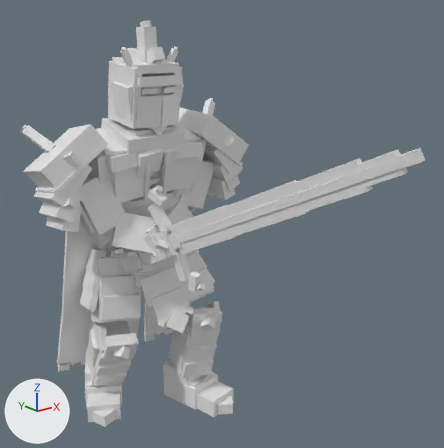
The Blender file dev/sentinel_knight/sentinel_knight_anim.blend: old version first, new version second.
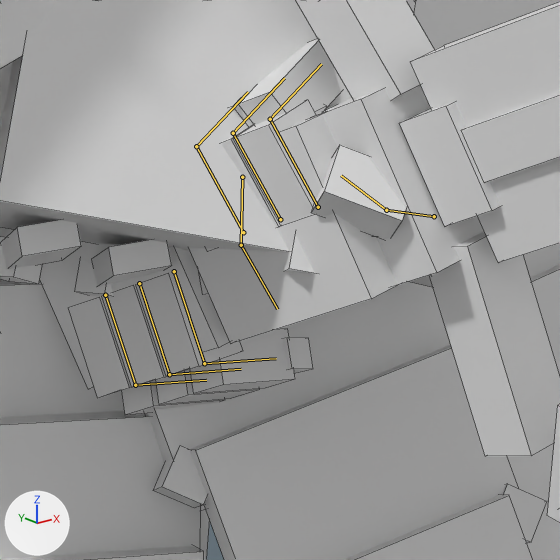
Each version appears first whole from a 50 mm lens placed at (-4.08, -6.9, 5.05), pointed at (0.14, -1.62, 2.94), and next in a close-up on the part from 25% to 43% of the width and 49% to 66% of the height. The axes (+X, +Y, +Z) are drawn at lower left. The lights are the same throughout. The first two pictures are the older version. Both versions are drawn at frame 23 of the action 'idle_combat'; the numbers are the values there. The bones that change are drawn over the model as lines in the close-ups. The close-ups show mesh edges as thin lines.

In view in the first close-up: 'Sword_Blade', 'Sword_GuardCore', 'Sword_Quillon', 'Sword_Quillon.001', 'Sword_Ricasso', 'forearm_R.plate.104', 'hand_L.trim.175', 'hand_R.trim.113', 'index1_L.plate.179', 'index1_R.plate.117', 'index2_L.plate.181', 'index2_L.trim.180', 'index2_R.trim.118', 'middle1_L.plate.182', 'middle1_R.plate.120', 'middle2_L.trim.183', 'middle2_R.trim.121', 'ring1_L.plate.185', 'ring2_L.trim.186', 'tasset_F.plate.005', 'tasset_F.rune.008', 'thigh_R.plate.129', 'thigh_R.rune.130', 'thumb2_R.trim.127' and 21 more.
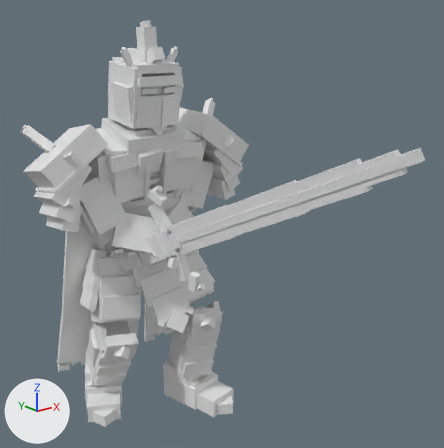
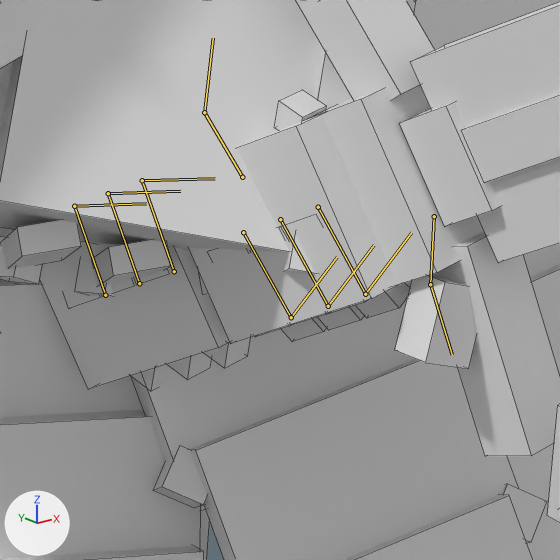
Pixel boxes [x1, y1, x2, y2] of what changed, in the close-ups (560 x 560 px):
'thumb2_R.trim.127', posed (14% narrower): before [311, 145, 406, 239]; after [395, 274, 477, 369]
'index2_R.trim.118', posed: before [238, 39, 341, 125]; after [355, 285, 409, 318]
'index1_R.plate.117', posed: before [233, 100, 316, 225]; after [329, 300, 367, 313]
'index1_L.plate.179', posed (not visible afterwards): before [137, 275, 243, 376]
'index2_L.trim.180', posed (not visible afterwards): before [190, 329, 295, 394]
'middle1_L.plate.182', posed (not visible afterwards): before [102, 287, 166, 387]
'ring1_L.plate.185', posed (not visible afterwards): before [69, 299, 131, 398]
'middle2_L.trim.183', posed (not visible afterwards): before [155, 369, 260, 404]
'ring2_L.trim.186', posed (not visible afterwards): before [121, 380, 225, 415]
'middle1_R.plate.120', posed: before [221, 126, 278, 226]; after [291, 313, 328, 325]
'index2_L.plate.181', posed (not visible afterwards): before [283, 338, 313, 373]
'middle2_R.trim.121', posed (mostly hidden before): before [230, 100, 245, 122]; after [318, 305, 364, 330]
'ring2_R.trim.124', posed (not visible before): after [281, 317, 327, 342]
'thumb1_R.plate.126', posed (not visible before): after [400, 281, 412, 298]
bone 'index1_R', root to tip: before (318, 207) to (270, 119); after (318, 207) to (365, 294)
bone 'index2_R', root to tip: before (270, 119) to (321, 64); after (365, 294) to (411, 232)
bone 'middle1_R', root to tip: before (280, 219) to (233, 133); after (280, 219) to (328, 306)
bone 'middle2_R', root to tip: before (233, 133) to (284, 78); after (328, 306) to (374, 245)
bone 'ring1_R', root to tip: before (243, 232) to (196, 146); after (243, 232) to (291, 317)
bone 'ring2_R', root to tip: before (196, 146) to (248, 92); after (291, 317) to (337, 257)
bone 'thumb1_R', root to tip: before (434, 216) to (386, 210); after (434, 216) to (430, 284)
bone 'thumb2_R', root to tip: before (386, 210) to (341, 175); after (430, 284) to (452, 354)
bone 'index1_L', root to tip: before (174, 271) to (204, 363); after (174, 271) to (142, 180)
bone 'index2_L', root to tip: before (204, 363) to (276, 358); after (142, 180) to (215, 178)
bone 'middle1_L', root to tip: before (139, 283) to (169, 374); after (139, 283) to (108, 193)
bone 'middle2_L', root to tip: before (169, 374) to (241, 369); after (108, 193) to (180, 191)
bone 'ring1_L', root to tip: before (105, 295) to (135, 385); after (105, 295) to (74, 206)
bone 'ring2_L', root to tip: before (135, 385) to (206, 380); after (74, 206) to (146, 203)
bone 'thumb1_L', root to tip: before (242, 177) to (241, 245); after (242, 177) to (204, 112)
bone 'thumb2_L', root to tip: before (241, 245) to (277, 309); after (204, 112) to (213, 38)

What the commit changed:
Bone 'index1_R' (bone_index1_r) turns from (0, 0, 84) to (0, 0, -96) degrees about its own x, y and z.
Bone 'index2_R' (bone_index2_r) turns from (0, 0, 79) to (0, 0, -105) degrees about its own x, y and z.
Bone 'middle1_R' (bone_middle1_r) turns from (0, 0, 84) to (0, 0, -96) degrees about its own x, y and z.
Bone 'middle2_R' (bone_middle2_r) turns from (0, 0, 79) to (0, 0, -105) degrees about its own x, y and z.
Bone 'ring1_R' (bone_ring1_r) turns from (0, 0, 84) to (0, 0, -96) degrees about its own x, y and z.
Bone 'ring2_R' (bone_ring2_r) turns from (0, 0, 79) to (0, 0, -105) degrees about its own x, y and z.
Bone 'thumb1_R' (bone_thumb1_r) turns from (-5, -9, 26) to (1, 12, -28) degrees about its own x, y and z.
Bone 'thumb2_R' (bone_thumb2_r) turns from (-3, -6, 22) to (1, 9, -29) degrees about its own x, y and z.
Bone 'index1_L' (bone_index1_l) turns from (0, 0, -83) to (0, 0, 96) degrees about its own x, y and z.
Bone 'index2_L' (bone_index2_l) turns from (0, 0, -78) to (0, 0, 104) degrees about its own x, y and z.
Bone 'middle1_L' (bone_middle1_l) turns from (0, 0, -83) to (0, 0, 96) degrees about its own x, y and z.
Bone 'middle2_L' (bone_middle2_l) turns from (0, 0, -78) to (0, 0, 104) degrees about its own x, y and z.
Bone 'ring1_L' (bone_ring1_l) turns from (0, 0, -83) to (0, 0, 96) degrees about its own x, y and z.
Bone 'ring2_L' (bone_ring2_l) turns from (0, 0, -78) to (0, 0, 104) degrees about its own x, y and z.
Bone 'thumb1_L' (bone_thumb1_l) turns from (-13, 15, -47) to (-4, -21, 52) degrees about its own x, y and z.
Bone 'thumb2_L' (bone_thumb2_l) turns from (-7, 9, -39) to (-2, -16, 52) degrees about its own x, y and z.
